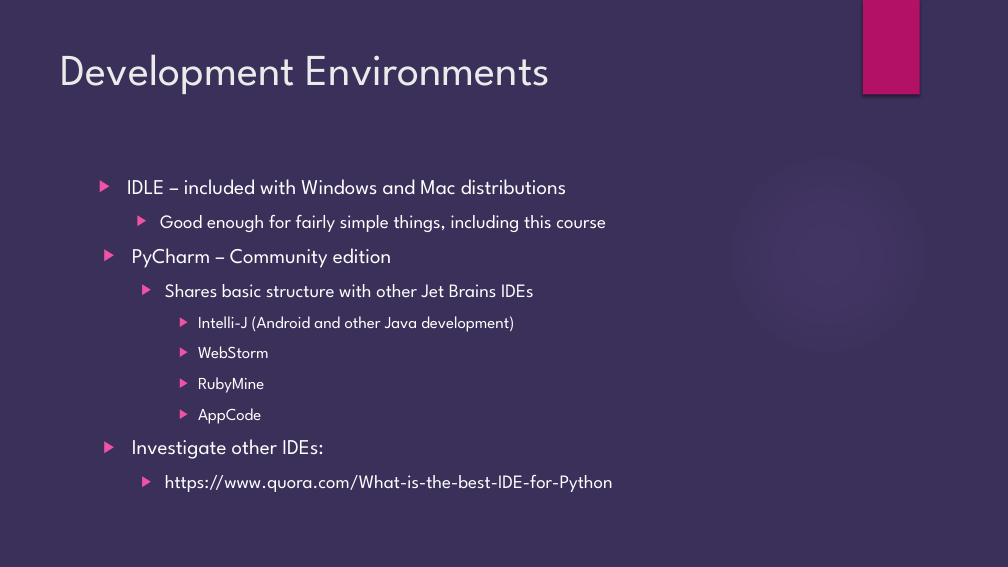
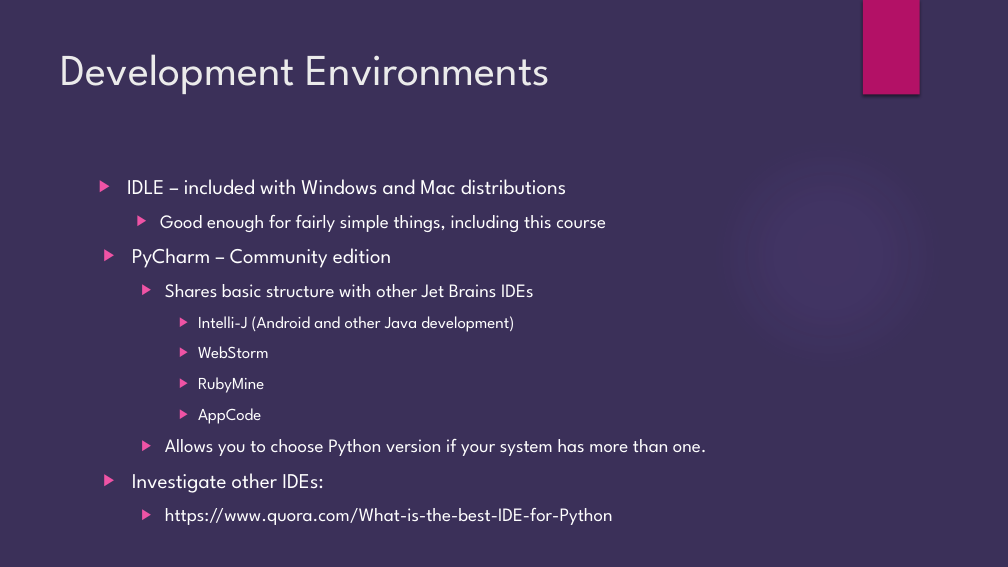
Before and after one commit to brianjgrier/Python-Overview, a slide deck: slide 10 of Python Introduction.pptx. Drawn at 1008x567 pixels with LibreOffice and Linux fonts; fonts in the diff are those of the drawing; background and template pictures are left out. Boxes give left, top, right and bottom in pixels: in the first picture for what was removed or moved away, otherwise in the second. Text is boxed around its words. In the diff, an @@ line names an element or a change of style, - is before the commit and + after.

```diff
--- a/Python Introduction.pptx
+++ b/Python Introduction.pptx
@@ text at (x1=165, y1=439, x2=707, y2=456): paragraph added @@
+  ▶ Allows you to choose Python version if your system has more than one.
```
Also in this commit, not shown: 11 other slides changed, 3 slides added.
